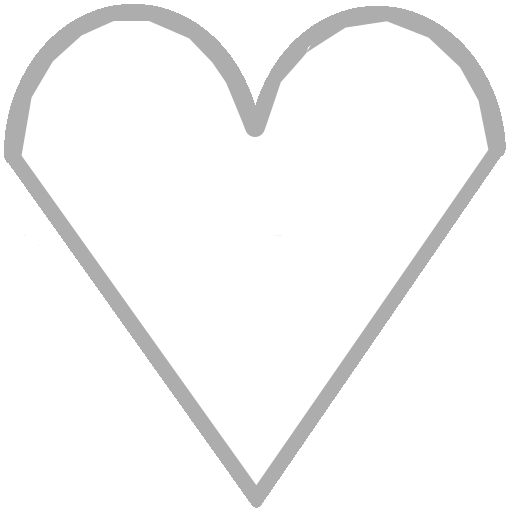
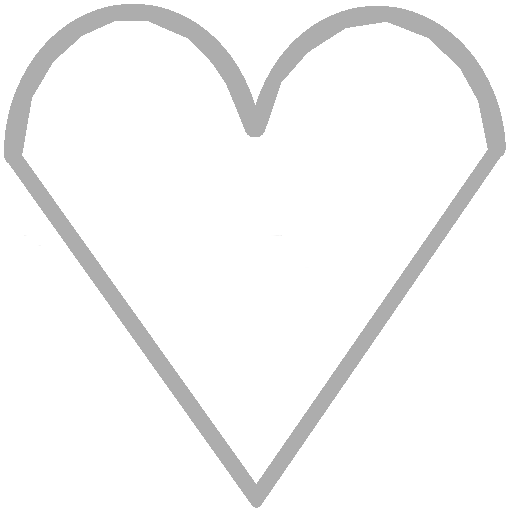
Layered file, before and after one edit (512 × 512). Changes by layer:
painted on "Layer #2" over [21, 21, 489, 485]
